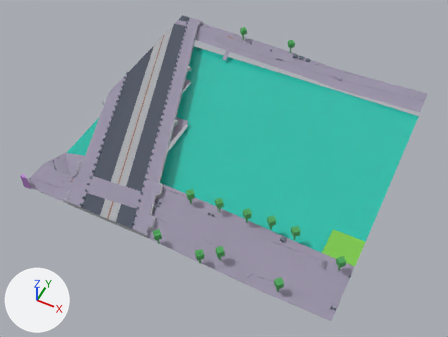
Two versions of the glTF model public/maps/melbourne/chunks/6_-15.glb, one commit apart.
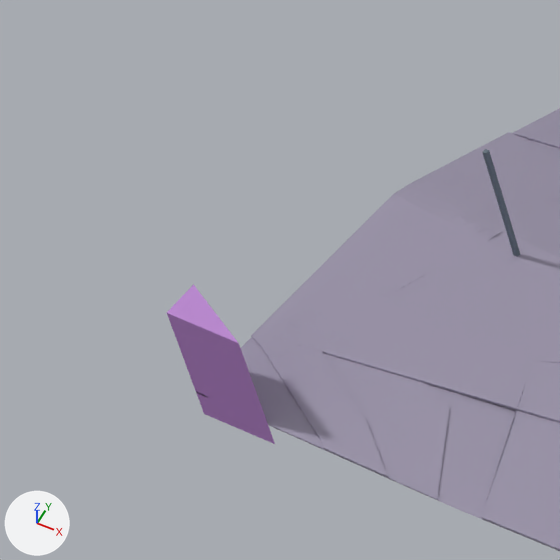
Old and new are each drawn whole from a 50 mm camera at (846.1, 1586.6, 180.5) aimed at (772.5, 1733.7, -3.4) and again close up on the part from 1% to 14% of the width and 43% to 60% of the height. Every picture has the same lights, and +X, +Y and +Z are marked at lower left. The last two pictures show the newer version. Where no turn or scale is listed for an object, it has been applied to the vertices. Vertices at exactly the same position are counted once.

Names of what the first close-up shows: 'compiled-chunk'.
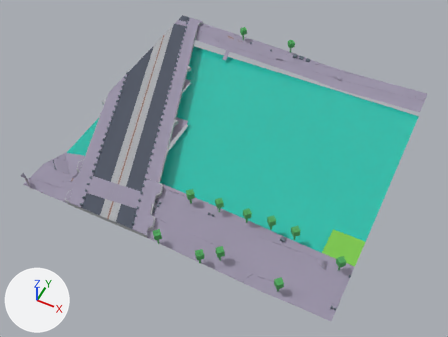
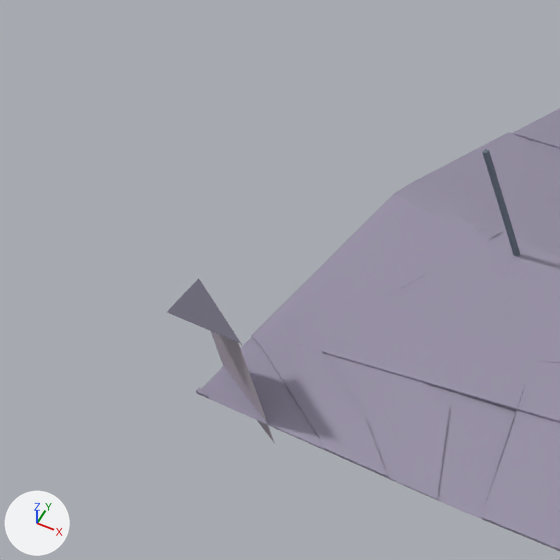
Changed parts and their boxes [x1, y1, x2, y2] in the close-ups (560 x 560 px; the box of a moved part takes in the faces that stretch with it):
```json
{"part": 1, "of": "me_mesh_0", "change": "moved or reshaped", "before": [167, 284, 275, 444], "after": [167, 278, 242, 345]}
{"part": 2, "of": "me_mesh_0", "change": "recoloured", "after": [211, 331, 275, 444]}
```

Scene script edits in JSON lines:
```json
{"op": "add", "block": "mat_commercial_stone", "code": ["mat_commercial_stone = principled_material('commercial-stone')", "mat_commercial_stone.base_color = (0.43, 0.38, 0.45)  # grey #afa6b3", "mat_commercial_stone.roughness = 0.86"]}
{"op": "add", "block": "mat_window", "code": ["mat_window = principled_material('window')", "mat_window.base_color = (0.035, 0.105, 0.16)  # dark blue #355b6f", "mat_window.metallic = 0.38", "mat_window.roughness = 0.24"]}
{"op": "add", "block": "mat_roof_membrane", "code": ["mat_roof_membrane = principled_material('roof-membrane')", "mat_roof_membrane.base_color = (0.14, 0.13, 0.18)  # grey #696576", "mat_roof_membrane.metallic = 0.1", "mat_roof_membrane.roughness = 0.7"]}
{"block": "me_mesh_0", "where": "# used by ob_compiled_chunk; location = (774.03, 1745.96, 5.85)"}
{"op": "remove", "block": "me_mesh_0", "code": "me_mesh_0.from_pydata(...)  # 4477 vertices, 6773 faces; spans x -60.0..60.0, y -61.6..61.6, z -5.8..5.8"}
{"op": "add", "block": "me_mesh_0", "code": "me_mesh_0.from_pydata(...)  # 4484 vertices, 6772 faces; spans x -60.0..60.0, y -61.6..61.6, z -5.8..5.8"}
{"block": "me_mesh_0", "change": "me_mesh_0 part 1"}
{"block": "me_mesh_0", "change": "2 vertices are removed from x -60.0, y -60.0, z -0.8..5.0"}
{"block": "me_mesh_0", "change": "6 faces are deleted"}
{"block": "me_mesh_0", "change": "9 vertices are added at x -60.0..-56.5, y -60.0..-58.1, z 0.6..5.1"}
{"block": "me_mesh_0", "change": "2 new faces join them, mat_window (dark blue #355b6f)"}
{"block": "me_mesh_0", "change": "3 new faces join them, mat_roof_membrane (grey #696576)"}
{"block": "me_mesh_0", "change": "me_mesh_0 part 2: 2 faces spanning x -60.0..-56.7, y -60.0..-58.4, z -0.8..5.0 switch from mat_commercial (purple #b985cf) to mat_commercial_stone (grey #afa6b3)"}
{"block": "me_mesh_0", "change": "other edits to the shape of me_mesh_0 do not show in these pictures"}
{"op": "add", "block": "me_mesh_0", "code": "me_mesh_0.materials.append(mat_window)  # dark blue #355b6f"}
{"op": "add", "block": "me_mesh_0", "code": "me_mesh_0.materials.append(mat_roof_membrane)  # grey #696576"}
```
